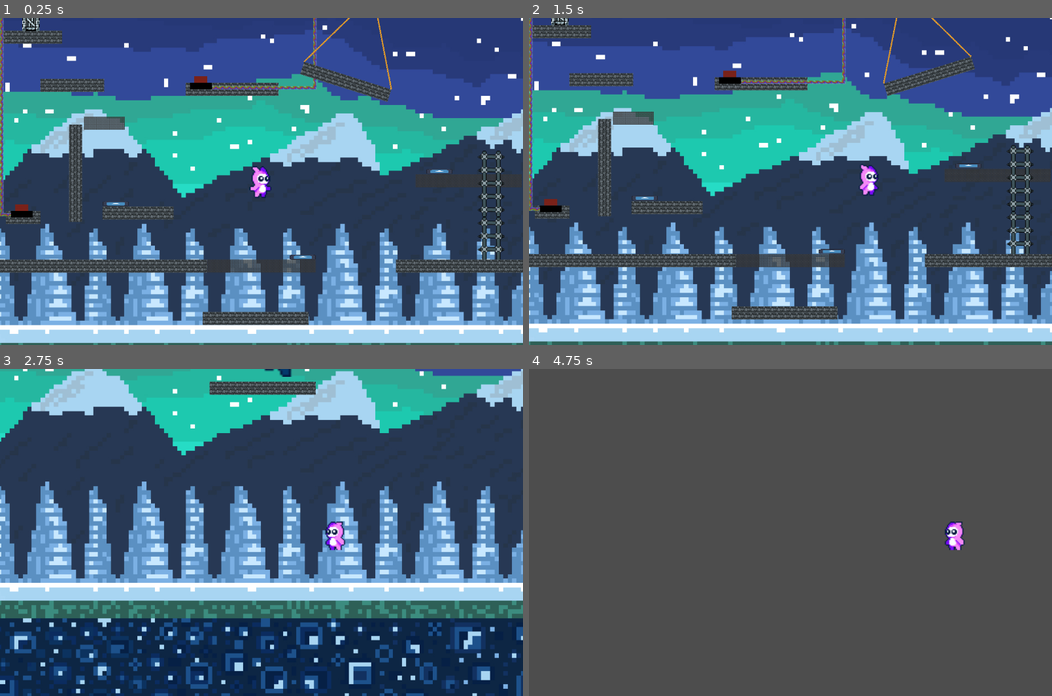
Above: before the commit, frames 1-4 (two rows, left to right).
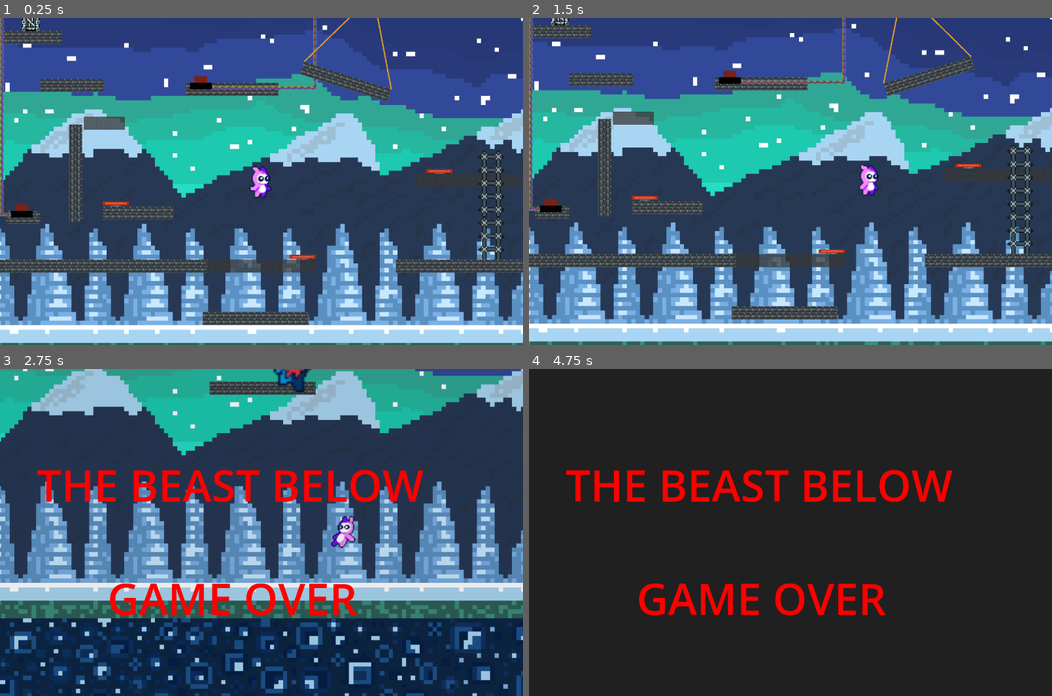
Above: after the commit, the same moments.

Repository: LordRevan36/hackathon_2026
Game: Godot game, scene res://levels/LevelDirectory/Director/level_director.tscn
Two runs of this game, one before a commit and one after it. Both use one fixed random seed, a clock stepped at 60 frames per second and the inputs below. The engine's default icon, where the game draws it, is replaced by a stand-in: a white triangle on a blue panel in a dark square.
Inputs:
- Up to frame 1 (0.25 s): no input
- Up to frame 2 (1.5 s): hold D (right) from 0.53 s (still down); tap Space (jump) at 0.6, 0.77, 1.07, 1.35 s
- Up to frame 3 (2.75 s): tap Space (jump) at 1.52, 1.82, 2.1 s; release D (right) at 2.03 s; hold A (left) from 2.03 s (still down)
- Up to frame 4 (4.75 s): release A (left) at 2.78 s; hold D (right) 2.78-4.28 s; tap Space (jump) at 2.85, 3.02, 3.32, 3.6, 3.77, 4.07, 4.35, 4.52 s; hold A (left) from 4.28 s (still down)

The runs differ from the first frame. In frame 1, 0.2% of the frame differs, in the area x 19-87%, y 46-74%; in frame 2, 0.2%; in frame 3, 5.6%; in frame 4, 100%, in the area x 0-100%, y 0-100%.

Commit message:
final push

Diff:
--- a/levels/LevelDirectory/Director/level_director.gd
+++ b/levels/LevelDirectory/Director/level_director.gd
@@ -19,6 +19,9 @@
 # Node references
 @onready var start_point = $GenerationStartPoint
 @onready var environment = $Environment
+@onready var game_over_label = $Camera/ScreenFader/GameOver
+@onready var title_label = $Camera/ScreenFader/Title
+@onready var end_background = $EndBackground
 
 const SPAWN_DISTANCE = 2000.0 #distance away to spawn new stages and delete old ones
 const MONSTER_AVOID_DIST = 500.0 #lose if monster ever above you and within 500px distance of you
@@ -29,6 +32,7 @@
 var start_y: float
 var next_spawn_y: float
 var last_setup_type: int = -1
+var is_game_over : bool = false
 
 func _ready() -> void:
 	randomize() # Ensures truly random seed every game
@@ -41,14 +45,18 @@
 		return
 	#var distance_climbed = start_y - player.global_position.y
 	_check_and_update_chunks()
-	_check_for_game_over()
+	if not is_game_over:
+		_check_for_game_over()
+
 
 func _check_for_game_over() -> void:
 	if player.position.y > monster.position.y:
 		if player.position.y > monster.position.y + MONSTER_Y_GAP or player.position.distance_to(monster.position) < MONSTER_AVOID_DIST:
 			global_player.monsterGotPlayer.emit()
-			monster.jump_to_target(player)
-			monster._disable_timers()
+			monster._trigger_endgame_pounce(player)
+			is_game_over = true
+			game_over_label.visible = true
+			title_label.visible = true
 
 
 func _get_random_stage_pair() -> Dictionary:
--- a/levels/LevelDirectory/Director/level_director.tscn
+++ b/levels/LevelDirectory/Director/level_director.tscn
@@ -15,6 +15,7 @@
 [ext_resource type="Texture2D" uid="uid://gt4etp6m350u" path="res://assets/background.jpg" id="10_5pedl"]
 [ext_resource type="Texture2D" uid="uid://dh8dblg3xrqly" path="res://assets/night_layer.png" id="11_5pedl"]
 [ext_resource type="PackedScene" uid="uid://cw1gth0dtunj4" path="res://props/platforms/platform.tscn" id="13_paefd"]
+[ext_resource type="Script" uid="uid://h78i8mam1ewv" path="res://levels/LevelDirectory/Director/screen_fader.gd" id="16_x5dc7"]
 
 [sub_resource type="SegmentShape2D" id="SegmentShape2D_ps5x1"]
 resource_local_to_scene = true
@@ -25,6 +26,14 @@
 resource_local_to_scene = true
 a = Vector2(0, -800)
 b = Vector2(0, 800)
+
+[sub_resource type="SystemFont" id="SystemFont_5pedl"]
+font_names = PackedStringArray("Chalkduster")
+
+[sub_resource type="LabelSettings" id="LabelSettings_x5dc7"]
+font = SubResource("SystemFont_5pedl")
+font_size = 120
+font_color = Color(1, 0, 0, 1)
 
 [node name="LevelDirector" type="Node2D" unique_id=1109521146 node_paths=PackedStringArray("player", "monster")]
 script = ExtResource("1_wi2u4")
@@ -178,6 +187,34 @@
 [node name="CollisionShape2D" type="CollisionShape2D" parent="Camera/RightWall" unique_id=867114677]
 shape = SubResource("SegmentShape2D_h4c5a")
 
+[node name="ScreenFader" type="CanvasLayer" parent="Camera" unique_id=2021201169]
+layer = 100
+script = ExtResource("16_x5dc7")
+
+[node name="ColorRect" type="ColorRect" parent="Camera/ScreenFader" unique_id=159424128]
+visible = false
+offset_right = 1454.0
+offset_bottom = 1397.0
+color = Color(0, 0, 0, 1)
+
+[node name="GameOver" type="Label" parent="Camera/ScreenFader" unique_id=1759333270]
+visible = false
+offset_left = 296.0
+offset_top = 548.0
+offset_right = 1117.0
+offset_bottom = 700.0
+text = "GAME OVER"
+label_settings = SubResource("LabelSettings_x5dc7")
+
+[node name="Title" type="Label" parent="Camera/ScreenFader" unique_id=1656507395]
+visible = false
+offset_left = 101.0
+offset_top = 236.0
+offset_right = 1318.0
+offset_bottom = 388.0
+text = "THE BEAST BELOW"
+label_settings = SubResource("LabelSettings_x5dc7")
+
 [node name="Platform" parent="." unique_id=1810100926 instance=ExtResource("13_paefd")]
 position = Vector2(723, 1458)
 
--- /dev/null
+++ b/levels/LevelDirectory/Director/screen_fader.gd
@@ -0,0 +1,21 @@
+extends CanvasLayer
+
+@onready var color_rect = $ColorRect
+
+func _ready() -> void:
+	color_rect.modulate.a = 0.0
+
+	global_player.monsterGotPlayer.connect(_on_monster_got_player)
+
+func _on_monster_got_player() -> void:
+	fade_to_black(4.0)
+
+func fade_to_black(duration: float) -> void:
+	color_rect.visible = true
+	var tween = create_tween()
+	tween.tween_property(color_rect, "modulate:a", 1.0, duration)
+
+	tween.finished.connect(_on_fade_finished)
+
+func _on_fade_finished() -> void:
+	pass
--- a/monster/monster.gd
+++ b/monster/monster.gd
@@ -109,9 +109,17 @@
 	jump_timer.start()
 	velocity = Vector2.ZERO
 
-func _disable_timers() -> void:
+# Call this function when your endgame condition is met!
+func _trigger_endgame_pounce(player_node: Node2D) -> void:
 	jump_timer.stop()
 	active_timer.stop()
 
+	var time_needed = jump_to_target(player_node)
+
+	if time_needed > 0.0:
+		active_timer.wait_time = time_needed
+		active_timer.one_shot = true
+		active_timer.start()
+
 func _on_active_timer_timeout() -> void:
 	_reset()
--- a/player/player.gd
+++ b/player/player.gd
@@ -28,6 +28,7 @@
 	#global_player.climbEntr.connect(ladderCtrl)
 	global_player.climbEntr.connect(_ladder_control)
 	global_player.climbLeave.connect(_ladder_leave)
+	global_player.monsterGotPlayer.connect(_set_death)
 
 # Called every frame. 'delta' is the elapsed time since the previous frame.
 func _physics_process(delta: float) -> void:
@@ -174,7 +175,10 @@
 				velocity.x = 0.0
 				_update_animations()
 
-
+func _set_death() -> void:
+	if state != State.DEAD:
+		state = State.DEAD
+		_update_animations()
 
 ##ladder bs starts here
 #
--- a/props/spring_pad/spring_pad.gd
+++ b/props/spring_pad/spring_pad.gd
@@ -1,4 +1,5 @@
 extends Area2D
+
 
 #@export var SPRING_CONSTANT : float = 1.5
 @export var MAX_JUMP_OUTPUT : float = 900.0
--- a/props/spring_pad/spring_pad.tscn
+++ b/props/spring_pad/spring_pad.tscn
@@ -1,7 +1,7 @@
 [gd_scene format=3 uid="uid://bdjudp3s8q13d"]
 
-[ext_resource type="Texture2D" uid="uid://27n5tcow3k6b" path="res://icon.svg" id="1_8h5mb"]
 [ext_resource type="Script" uid="uid://bikyfxqsdc0vu" path="res://props/spring_pad/spring_pad.gd" id="1_31ewv"]
+[ext_resource type="Texture2D" uid="uid://bnldl3862l455" path="res://assets/spring_compressed.png" id="2_31ewv"]
 
 [sub_resource type="RectangleShape2D" id="RectangleShape2D_gtkgc"]
 size = Vector2(72, 13)
@@ -10,9 +10,9 @@
 script = ExtResource("1_31ewv")
 
 [node name="SpringSprite" type="Sprite2D" parent="." unique_id=463214812]
-position = Vector2(1.9073486e-06, 1.66893e-06)
-scale = Vector2(0.563, 0.1)
-texture = ExtResource("1_8h5mb")
+position = Vector2(1.1324883e-06, 0.5000015)
+scale = Vector2(0.12565446, 0.045774657)
+texture = ExtResource("2_31ewv")
 
 [node name="Collider" type="CollisionShape2D" parent="." unique_id=530673503]
 shape = SubResource("RectangleShape2D_gtkgc")
Not shown, added: levels/LevelDirectory/Director/screen_fader.gd.uid
Not shown, changed: .DS_Store
Not shown, changed: assets/.DS_Store
